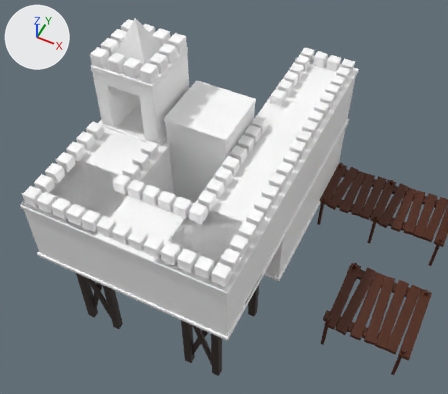
One commit to the FBX model Assets/Meshes/level_4_mesh.fbx: the scene before it, then after it.
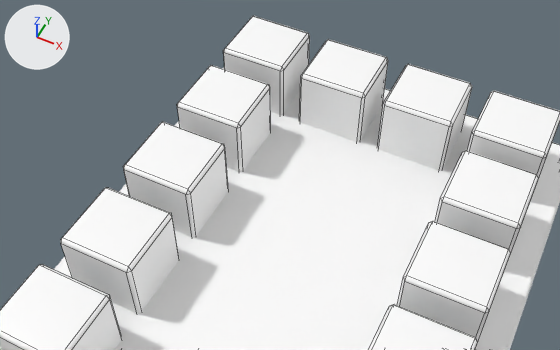
Each version is shown whole from a 50 mm lens placed at (6.14, -24.69, 37.0), pointed at (-5.53, -1.36, 7.82), then close up from a 50 mm lens placed at (-1.34, 3.19, 17.81), pointed at (-3.76, 8.03, 11.77). Every picture has the same lights, and +X, +Y and +Z are marked at upper left. The close-ups show mesh edges as thin lines. Where no turn or scale is listed for an object, it has been applied to the vertices.

The scene before the commit, as lines of its bpy script (objects in view):
```python
me_mesh_003 = bpy.data.meshes.new('Mesh.003')
me_mesh_003.from_pydata(...)  # 1712 vertices, 1852 faces; spans x -13.7..-1.1, y -9.9..9.9, z 7.0..12.4
me_mesh_003.materials.append(mat_lambert107)  # its picture is missing
ob_castle_top = bpy.data.objects.new('castle_top', me_mesh_003)
ob_castle_top.location = (0.0, 0.0, 0.0)
```
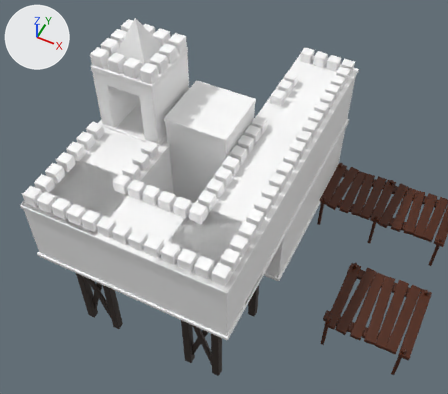
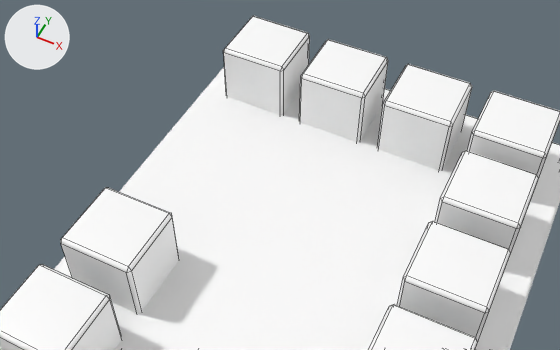
Commit message: updated level 4 mesh
updated level 4 mesh

What differs and where, as boxes [x1, y1, x2, y2] in the close-ups (560 x 350 px):
```json
{"part": 1, "of": "me_mesh_003", "change": "deleted", "before": [123, 122, 228, 237]}
{"part": 2, "of": "me_mesh_003", "change": "deleted", "before": [177, 65, 271, 172]}
```

The change, as JSON lines over the scene's bpy script:
```json
{"block": "me_mesh_003", "where": "me_mesh_003.from_pydata(...)  # 1712 vertices, 1852 faces; spans x -13.7..-1.1, y -9.9..9.9, z 7.0..12.4"}
{"block": "me_mesh_003", "where": "# used by ob_castle_top; location = (0.0, 0.0, 0.0)"}
{"block": "me_mesh_003", "change": "me_mesh_003 part 1: the loose piece of 24 vertices spanning x -4.9..-4.2, y 7.0..7.7, z 11.5..12.4 is deleted"}
{"block": "me_mesh_003", "change": "me_mesh_003 part 2: the loose piece of 24 vertices spanning x -4.9..-4.2, y 8.0..8.7, z 11.5..12.4 is deleted"}
```
